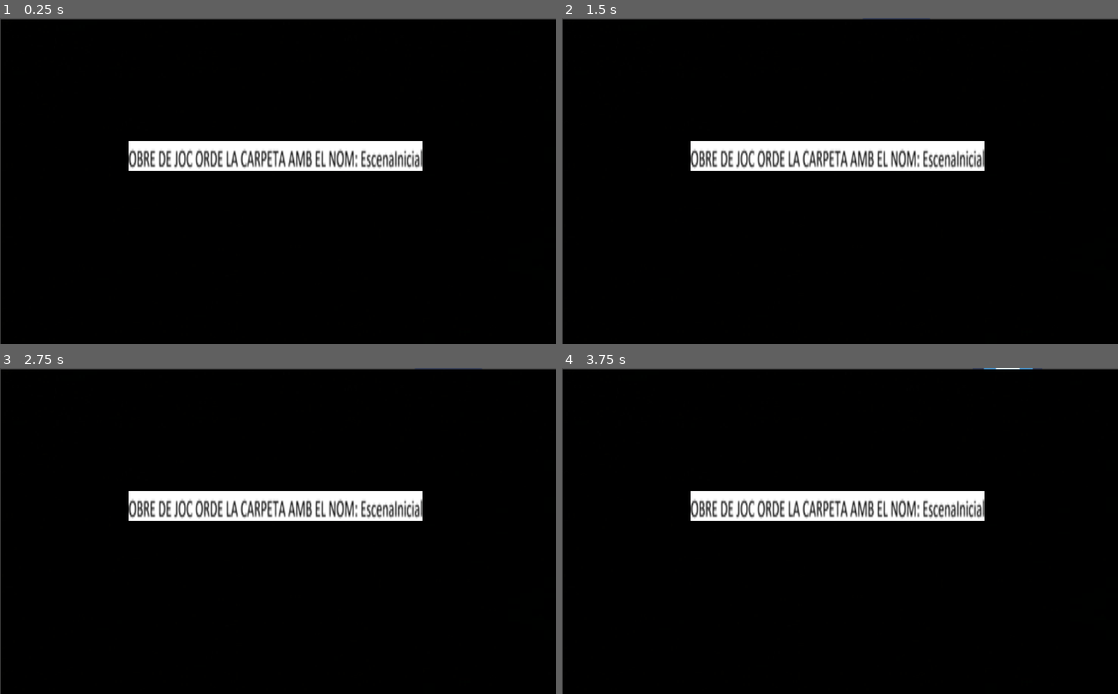
Above: before the commit, frames 1-4 (two rows, left to right).
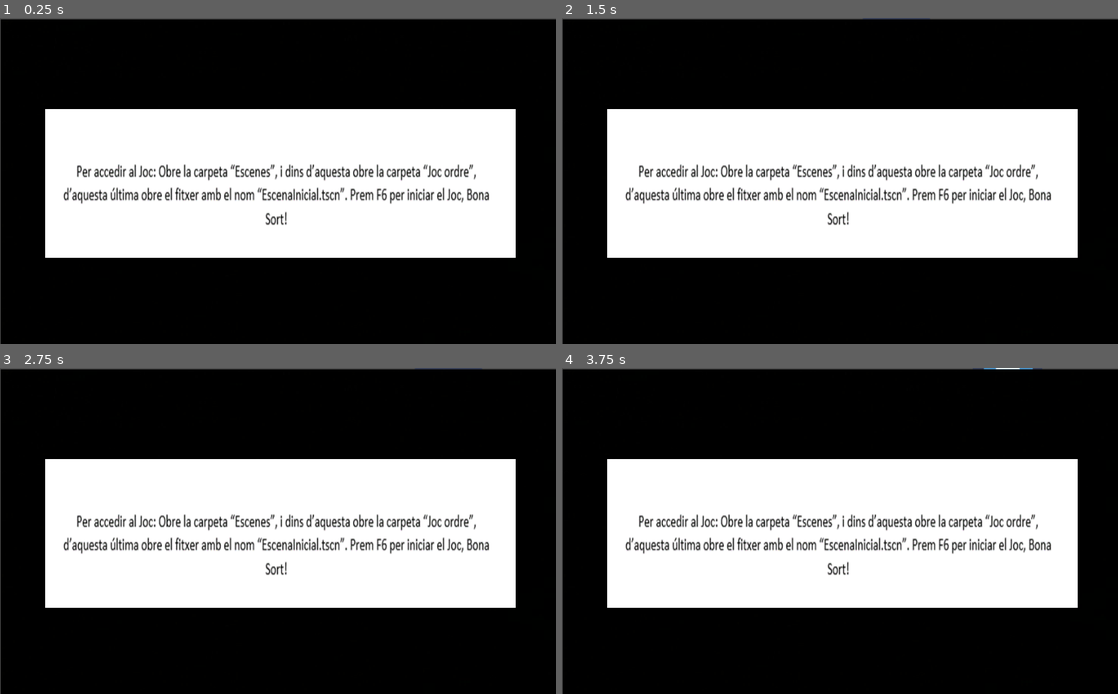
Above: after the commit, the same moments.

Repository: Aitorbp1/JOCCC
Game: Godot game, scene res://Escenes/PantallaPPal2D.tscn
The game is run twice, just before and just after one commit, with the same random seed, the same clock (stepped at 60 frames per second) and the same inputs. The engine's default icon, where the game draws it, is replaced by a stand-in: a white triangle on a blue panel in a dark square.
Inputs (mouse positions are in pixels of both pictures, inside the frame that each line leads up to):
- Up to frame 1 (0.25 s): no input
- Up to frame 2 (1.5 s): tap Enter (ui_accept) at 0.5, 0.77, 1.25 s; move the mouse to (962, 164) at 0.52 s; hold Up (mou amunt) 0.53-1.28 s; move the mouse to (728, 197) at 1.27 s; tap S (mou avall) at 1.35 s
- Up to frame 3 (2.75 s): tap Enter (ui_accept) at 1.52, 2 s; move the mouse to (333, 459) at 2.02 s; hold D (mou dreta) from 2.03 s (still down)
- Up to frame 4 (3.75 s): tap Enter (ui_accept) at 2.75, 3.02, 3.5 s; move the mouse to (812, 596) at 2.77 s; release D (mou dreta) at 2.78 s; tap A (mou esquerra) at 2.85 s; move the mouse to (1006, 579) at 3.52 s; hold Up (mou amunt) from 3.53 s (still down)

The runs differ from the first frame. In frame 1, 36% of the frame differs, in the area x 8-93%, y 27-74%; in frame 2, 36%; in frame 3, 36%; in frame 4, 36%.

Commit message:
JOC TOTALMENT ACABAT

Diff:
--- a/Escenes/PantallaPPal2D.tscn
+++ b/Escenes/PantallaPPal2D.tscn
@@ -1,8 +1,8 @@
 [gd_scene load_steps=4 format=2]
 
+[ext_resource path="res://Imatges/LLetres GOD.png" type="Texture" id=1]
 [ext_resource path="res://Escenes/Personatge/Personatge.tscn" type="PackedScene" id=2]
 [ext_resource path="res://Imatges/negre.jpg" type="Texture" id=3]
-[ext_resource path="res://Imatges/LLetres.png" type="Texture" id=4]
 
 [node name="Node2D" type="Node2D"]
 
@@ -15,9 +15,9 @@
 texture = ExtResource( 3 )
 
 [node name="Sprite2" type="Sprite" parent="."]
-position = Vector2( 508, 254 )
-scale = Vector2( 1.82323, 3.63333 )
-texture = ExtResource( 4 )
+position = Vector2( 517, 304 )
+scale = Vector2( 1.10702, 1.76505 )
+texture = ExtResource( 1 )
 
 [connection signal="area_entered" from="Personatge" to="Personatge" method="_on_Personatge_area_entered"]
 [connection signal="area_exited" from="Personatge" to="Personatge" method="_on_Personatge_area_exited"]
Binary file added: Imatges/LLetres GOD.png
Not shown, added: Imatges/LLetres GOD.png.import
